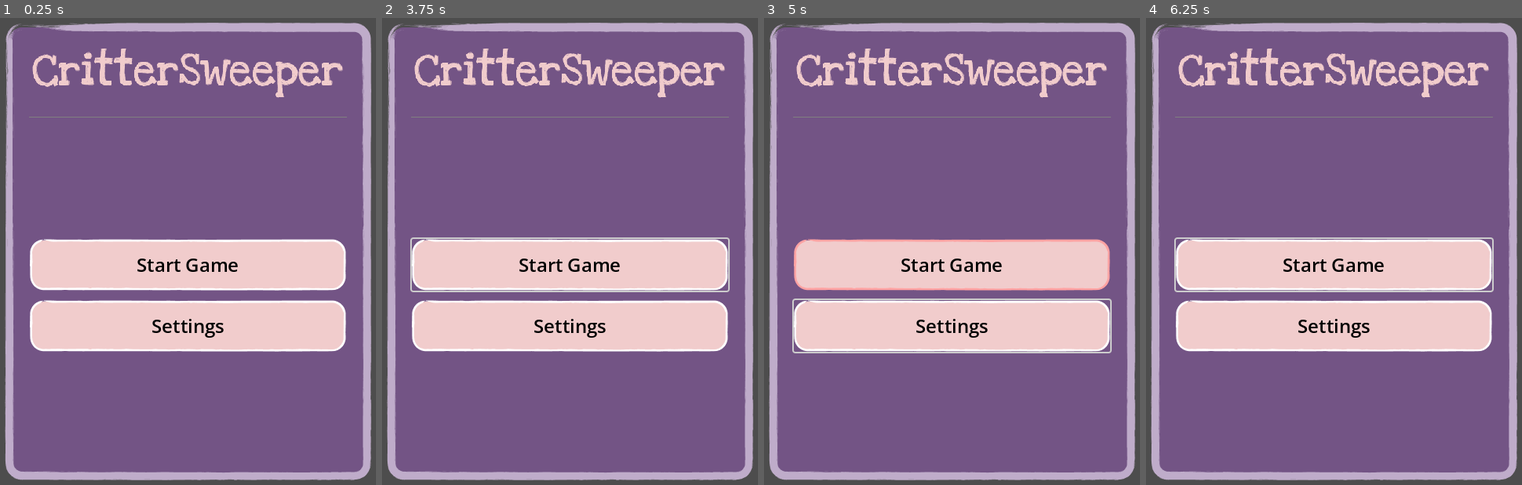
Above: before the commit, frames 1-4 (left to right).
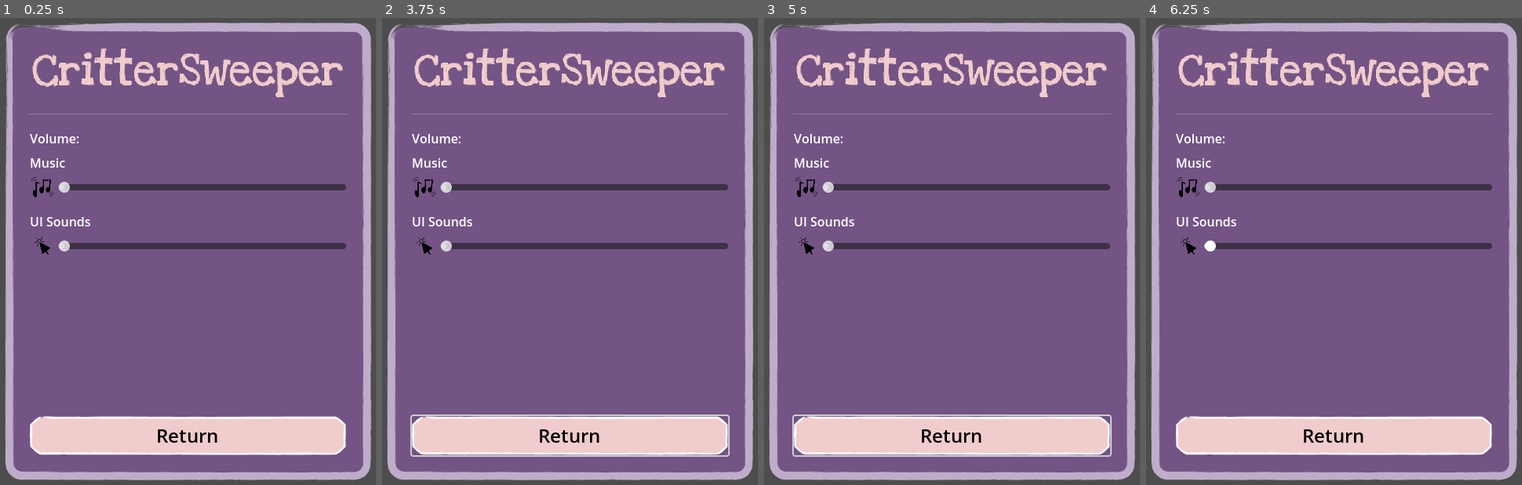
Above: after the commit, the same moments.

Repository: Somebud0180/CritterSweeper
Game: Godot game, scene res://scenes/menu.tscn
The game is run twice, just before and just after one commit, with the same random seed, the same clock (stepped at 60 frames per second) and the same inputs. This scene is started directly instead of the project's main scene.
Inputs (mouse positions are in pixels of both pictures, inside the frame that each line leads up to):
- Up to frame 1 (0.25 s): no input
- Up to frame 2 (3.75 s): click (570, 433) at 0.5 s, where only the run after the commit has a clickable "Return"; click (570, 326) at 1.25 s, where only the run before the commit has a clickable "Settings"; click (570, 265) at 2 s, where only the run before the commit has a clickable "Start Game"; click (570, 265) at 2.75 s, where only the run before the commit has a clickable "Start Game"; move the mouse to (671, 223) at 3.52 s; hold Right from 3.53 s (still down); tap Alt at 3.6 s; click (671, 223) at 3.67 s
- Up to frame 3 (5 s): move the mouse to (861, 279) at 4.27 s; release Right at 4.28 s; hold Down from 4.28 s (still down); tap Shift at 4.35 s
- Up to frame 4 (6.25 s): move the mouse to (1379, 134) at 5.02 s; release Down at 5.03 s; hold Right 5.03-5.78 s; tap Alt at 5.1 s; move the mouse to (1311, 358) at 5.77 s; hold Up from 5.78 s (still down); tap Shift at 5.85 s; click (1311, 358) at 5.92 s

The runs differ from the first frame. In frame 1, 27% of the frame differs, in the area x 7-93%, y 20-94%; in frame 2, 28%; in frame 3, 28%; in frame 4, 28%.

Commit message:
Created a Settings Menu, tweaked the contents of the Main Menu and created icons for the volume controls in the Settings Menu. Still non-operational.

Diff:
--- a/themes/menu.tres
+++ b/interface/menu.tres
@@ -1,9 +1,9 @@
 [gd_resource type="Theme" load_steps=11 format=3 uid="uid://bhmyomirsk6vr"]
 
-[ext_resource type="Texture2D" uid="uid://dykr4q016im2u" path="res://themes/ButtonStyle_Hover.png" id="1_pw0cd"]
-[ext_resource type="Texture2D" uid="uid://j40lxsro70gl" path="res://themes/ButtonStyle.png" id="1_xavh1"]
-[ext_resource type="Texture2D" uid="uid://bgupmpji3jfmh" path="res://themes/PanelStyle.png" id="2_6tgry"]
-[ext_resource type="Texture2D" uid="uid://07obkqtplowh" path="res://themes/ButtonStyle_Pressed.png" id="2_im3bc"]
+[ext_resource type="Texture2D" uid="uid://dykr4q016im2u" path="res://interface/textures/ButtonStyle_Hover.png" id="1_87gl6"]
+[ext_resource type="Texture2D" uid="uid://j40lxsro70gl" path="res://interface/textures/ButtonStyle.png" id="2_psl0c"]
+[ext_resource type="Texture2D" uid="uid://07obkqtplowh" path="res://interface/textures/ButtonStyle_Pressed.png" id="3_jc7xe"]
+[ext_resource type="Texture2D" uid="uid://bgupmpji3jfmh" path="res://interface/textures/PanelStyle.png" id="4_fmrnt"]
 
 [sub_resource type="SystemFont" id="SystemFont_6tgry"]
 font_names = PackedStringArray("Chalkboard SE")
@@ -13,34 +13,34 @@
 base_font = SubResource("SystemFont_6tgry")
 
 [sub_resource type="StyleBoxTexture" id="StyleBoxTexture_0mtrw"]
-texture = ExtResource("1_pw0cd")
-texture_margin_left = 16.0
-texture_margin_top = 16.0
-texture_margin_right = 16.0
-texture_margin_bottom = 16.0
+texture = ExtResource("1_87gl6")
+texture_margin_left = 8.0
+texture_margin_top = 8.0
+texture_margin_right = 8.0
+texture_margin_bottom = 8.0
 axis_stretch_horizontal = 2
 axis_stretch_vertical = 2
 
 [sub_resource type="StyleBoxTexture" id="StyleBoxTexture_pw0cd"]
-texture = ExtResource("1_xavh1")
-texture_margin_left = 16.0
-texture_margin_top = 16.0
-texture_margin_right = 16.0
-texture_margin_bottom = 16.0
+texture = ExtResource("2_psl0c")
+texture_margin_left = 8.0
+texture_margin_top = 8.0
+texture_margin_right = 8.0
+texture_margin_bottom = 8.0
 axis_stretch_horizontal = 2
 axis_stretch_vertical = 2
 
 [sub_resource type="StyleBoxTexture" id="StyleBoxTexture_rukvw"]
-texture = ExtResource("2_im3bc")
-texture_margin_left = 16.0
-texture_margin_top = 16.0
-texture_margin_right = 16.0
-texture_margin_bottom = 16.0
+texture = ExtResource("3_jc7xe")
+texture_margin_left = 8.0
+texture_margin_top = 8.0
+texture_margin_right = 8.0
+texture_margin_bottom = 8.0
 axis_stretch_horizontal = 2
 axis_stretch_vertical = 2
 
 [sub_resource type="StyleBoxTexture" id="StyleBoxTexture_im3bc"]
-texture = ExtResource("2_6tgry")
+texture = ExtResource("4_fmrnt")
 texture_margin_left = 32.0
 texture_margin_top = 32.0
 texture_margin_right = 32.0
@@ -64,4 +64,4 @@
 MarginContainer/constants/margin_right = 44
 MarginContainer/constants/margin_top = 44
 PanelContainer/styles/panel = SubResource("StyleBoxTexture_im3bc")
-VBoxContainer/constants/separation = 12
+VBoxContainer/constants/separation = 8
--- a/scenes/menu.tscn
+++ b/scenes/menu.tscn
@@ -1,7 +1,11 @@
-[gd_scene load_steps=3 format=3 uid="uid://wxiagu8uy4w4"]
+[gd_scene load_steps=6 format=3 uid="uid://wxiagu8uy4w4"]
 
-[ext_resource type="Theme" uid="uid://bhmyomirsk6vr" path="res://themes/menu.tres" id="1_yqeox"]
-[ext_resource type="Texture2D" uid="uid://8mi331kcfci" path="res://themes/CritterSweeper.png" id="2_vjb58"]
+[ext_resource type="Theme" uid="uid://bhmyomirsk6vr" path="res://interface/menu.tres" id="1_yqeox"]
+[ext_resource type="Texture2D" uid="uid://8mi331kcfci" path="res://interface/textures/CritterSweeper.png" id="2_vjb58"]
+[ext_resource type="Texture2D" uid="uid://bco4bjasej7ri" path="res://interface/textures/MusicSound.png" id="3_mhnvy"]
+[ext_resource type="Texture2D" uid="uid://rqimlliym8t8" path="res://interface/textures/UISound.png" id="4_4ytvr"]
+
+[sub_resource type="StyleBoxEmpty" id="StyleBoxEmpty_vjb58"]
 
 [node name="Menu" type="Control"]
 layout_mode = 3
@@ -12,7 +16,8 @@
 grow_vertical = 2
 theme = ExtResource("1_yqeox")
 
-[node name="MarginContainer" type="MarginContainer" parent="."]
+[node name="MainMenu" type="MarginContainer" parent="."]
+visible = false
 layout_mode = 1
 anchors_preset = 15
 anchor_right = 1.0
@@ -20,46 +25,142 @@
 grow_horizontal = 2
 grow_vertical = 2
 
-[node name="AspectRatioContainer" type="AspectRatioContainer" parent="MarginContainer"]
+[node name="AspectRatioContainer" type="AspectRatioContainer" parent="MainMenu"]
 layout_mode = 2
 ratio = 0.8
 
-[node name="PanelContainer" type="PanelContainer" parent="MarginContainer/AspectRatioContainer"]
+[node name="PanelContainer" type="PanelContainer" parent="MainMenu/AspectRatioContainer"]
 layout_mode = 2
 
-[node name="VBoxContainer" type="VBoxContainer" parent="MarginContainer/AspectRatioContainer/PanelContainer"]
+[node name="VBoxContainer" type="VBoxContainer" parent="MainMenu/AspectRatioContainer/PanelContainer"]
 layout_mode = 2
 
-[node name="TextureRect" type="TextureRect" parent="MarginContainer/AspectRatioContainer/PanelContainer/VBoxContainer"]
+[node name="TextureRect" type="TextureRect" parent="MainMenu/AspectRatioContainer/PanelContainer/VBoxContainer"]
 custom_minimum_size = Vector2(0, 64)
 layout_mode = 2
 texture = ExtResource("2_vjb58")
 expand_mode = 3
 stretch_mode = 5
 
-[node name="HSeparator" type="HSeparator" parent="MarginContainer/AspectRatioContainer/PanelContainer/VBoxContainer"]
+[node name="HSeparator" type="HSeparator" parent="MainMenu/AspectRatioContainer/PanelContainer/VBoxContainer"]
 layout_mode = 2
 
-[node name="Button Container" type="VBoxContainer" parent="MarginContainer/AspectRatioContainer/PanelContainer/VBoxContainer"]
+[node name="Button Container" type="VBoxContainer" parent="MainMenu/AspectRatioContainer/PanelContainer/VBoxContainer"]
 layout_mode = 2
 size_flags_vertical = 3
 alignment = 1
 
-[node name="StartButton" type="Button" parent="MarginContainer/AspectRatioContainer/PanelContainer/VBoxContainer/Button Container"]
+[node name="StartButton" type="Button" parent="MainMenu/AspectRatioContainer/PanelContainer/VBoxContainer/Button Container"]
 custom_minimum_size = Vector2(256, 32)
 layout_mode = 2
 size_flags_vertical = 8
 text = "Start Game"
 
-[node name="RestartButton" type="Button" parent="MarginContainer/AspectRatioContainer/PanelContainer/VBoxContainer/Button Container"]
+[node name="RestartButton" type="Button" parent="MainMenu/AspectRatioContainer/PanelContainer/VBoxContainer/Button Container"]
 visible = false
 custom_minimum_size = Vector2(256, 32)
 layout_mode = 2
 size_flags_vertical = 8
 text = "Restart Game"
 
-[node name="SettingsButton" type="Button" parent="MarginContainer/AspectRatioContainer/PanelContainer/VBoxContainer/Button Container"]
+[node name="SettingsButton" type="Button" parent="MainMenu/AspectRatioContainer/PanelContainer/VBoxContainer/Button Container"]
 custom_minimum_size = Vector2(256, 32)
 layout_mode = 2
 size_flags_vertical = 8
 text = "Settings"
+
+[node name="Settings" type="MarginContainer" parent="."]
+layout_mode = 1
+anchors_preset = 15
+anchor_right = 1.0
+anchor_bottom = 1.0
+grow_horizontal = 2
+grow_vertical = 2
+
+[node name="AspectRatioContainer" type="AspectRatioContainer" parent="Settings"]
+layout_mode = 2
+ratio = 0.8
+
+[node name="PanelContainer" type="PanelContainer" parent="Settings/AspectRatioContainer"]
+layout_mode = 2
+
+[node name="VBoxContainer" type="VBoxContainer" parent="Settings/AspectRatioContainer/PanelContainer"]
+layout_mode = 2
+
+[node name="TextureRect" type="TextureRect" parent="Settings/AspectRatioContainer/PanelContainer/VBoxContainer"]
+custom_minimum_size = Vector2(0, 64)
+layout_mode = 2
+texture = ExtResource("2_vjb58")
+expand_mode = 3
+stretch_mode = 5
+
+[node name="HSeparator" type="HSeparator" parent="Settings/AspectRatioContainer/PanelContainer/VBoxContainer"]
+layout_mode = 2
+
+[node name="Button Container" type="ScrollContainer" parent="Settings/AspectRatioContainer/PanelContainer/VBoxContainer"]
+layout_mode = 2
+size_flags_vertical = 3
+
+[node name="VolumeContainer" type="VBoxContainer" parent="Settings/AspectRatioContainer/PanelContainer/VBoxContainer/Button Container"]
+layout_mode = 2
+size_flags_horizontal = 3
+size_flags_vertical = 2
+alignment = 1
+
+[node name="Volume" type="Label" parent="Settings/AspectRatioContainer/PanelContainer/VBoxContainer/Button Container/VolumeContainer"]
+layout_mode = 2
+text = "Volume:"
+
+[node name="Sliders" type="VBoxContainer" parent="Settings/AspectRatioContainer/PanelContainer/VBoxContainer/Button Container/VolumeContainer"]
+layout_mode = 2
+size_flags_vertical = 4
+theme_override_constants/separation = 4
+alignment = 1
+
+[node name="MusicLabel" type="Label" parent="Settings/AspectRatioContainer/PanelContainer/VBoxContainer/Button Container/VolumeContainer/Sliders"]
+layout_mode = 2
+text = "Music"
+
+[node name="MusicSlider" type="HBoxContainer" parent="Settings/AspectRatioContainer/PanelContainer/VBoxContainer/Button Container/VolumeContainer/Sliders"]
+layout_mode = 2
+alignment = 1
+
+[node name="TextureRect" type="TextureRect" parent="Settings/AspectRatioContainer/PanelContainer/VBoxContainer/Button Container/VolumeContainer/Sliders/MusicSlider"]
+custom_minimum_size = Vector2(32, 0)
+layout_mode = 2
+texture = ExtResource("3_mhnvy")
+expand_mode = 4
+stretch_mode = 5
+
+[node name="MusicVolume" type="HSlider" parent="Settings/AspectRatioContainer/PanelContainer/VBoxContainer/Button Container/VolumeContainer/Sliders/MusicSlider"]
+layout_mode = 2
+size_flags_horizontal = 3
+size_flags_vertical = 1
+
+[node name="HSeparator" type="HSeparator" parent="Settings/AspectRatioContainer/PanelContainer/VBoxContainer/Button Container/VolumeContainer/Sliders"]
+layout_mode = 2
+theme_override_constants/separation = 8
+theme_override_styles/separator = SubResource("StyleBoxEmpty_vjb58")
+
+[node name="SFXLabel" type="Label" parent="Settings/AspectRatioContainer/PanelContainer/VBoxContainer/Button Container/VolumeContainer/Sliders"]
+layout_mode = 2
+text = "UI Sounds"
+
+[node name="SFXSlider" type="HBoxContainer" parent="Settings/AspectRatioContainer/PanelContainer/VBoxContainer/Button Container/VolumeContainer/Sliders"]
+layout_mode = 2
+
+[node name="TextureRect" type="TextureRect" parent="Settings/AspectRatioContainer/PanelContainer/VBoxContainer/Button Container/VolumeContainer/Sliders/SFXSlider"]
+custom_minimum_size = Vector2(32, 0)
+layout_mode = 2
+texture = ExtResource("4_4ytvr")
+expand_mode = 4
+stretch_mode = 5
+
+[node name="SFXVolume" type="HSlider" parent="Settings/AspectRatioContainer/PanelContainer/VBoxContainer/Button Container/VolumeContainer/Sliders/SFXSlider"]
+layout_mode = 2
+size_flags_horizontal = 3
+size_flags_vertical = 1
+
+[node name="Button" type="Button" parent="Settings/AspectRatioContainer/PanelContainer/VBoxContainer"]
+layout_mode = 2
+text = "Return"
Renamed: themes/ButtonStyle.png -> interface/textures/ButtonStyle.png
Not shown, changed: interface/textures/ButtonStyle.png.import
Renamed: themes/ButtonStyle_Hover.png -> interface/textures/ButtonStyle_Hover.png
Not shown, added: interface/textures/ButtonStyle_Hover.png.import
Renamed: themes/ButtonStyle_Pressed.png -> interface/textures/ButtonStyle_Pressed.png
Not shown, added: interface/textures/ButtonStyle_Pressed.png.import
Renamed: themes/CritterSweeper.png -> interface/textures/CritterSweeper.png
Not shown, changed: interface/textures/CritterSweeper.png.import
Binary file added: interface/textures/MusicSound.png
Not shown, changed: interface/textures/MusicSound.png.import
Renamed: themes/PanelStyle.png -> interface/textures/PanelStyle.png
Not shown, changed: interface/textures/PanelStyle.png.import
(and 2 more such lines)
